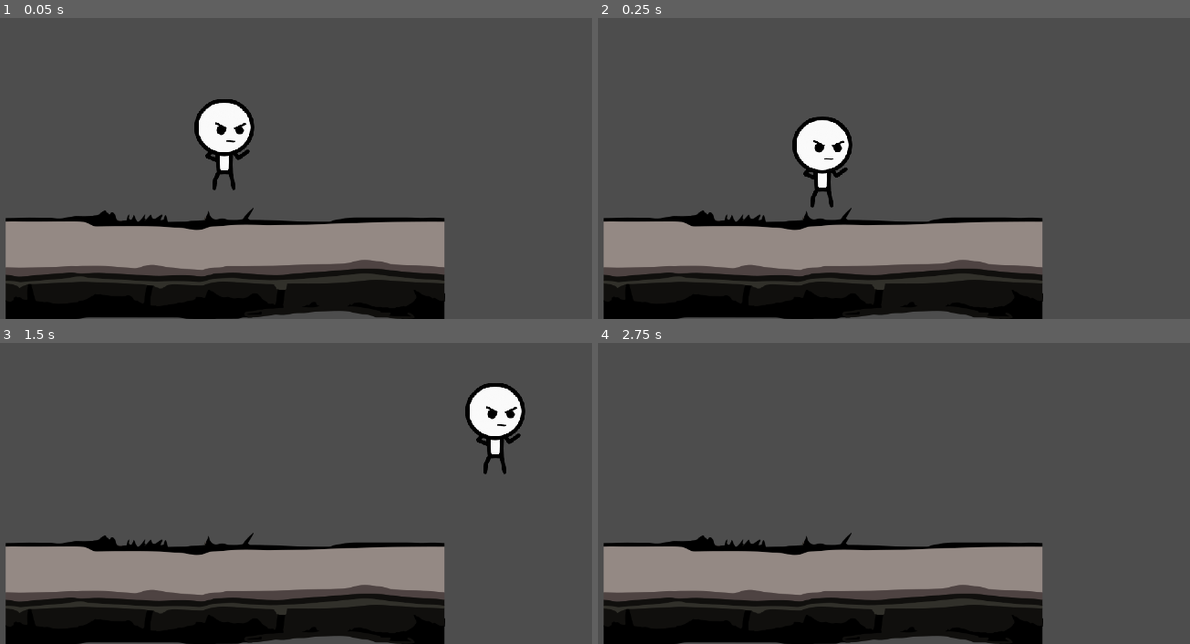
Above: before the commit, frames 1-4 (two rows, left to right).
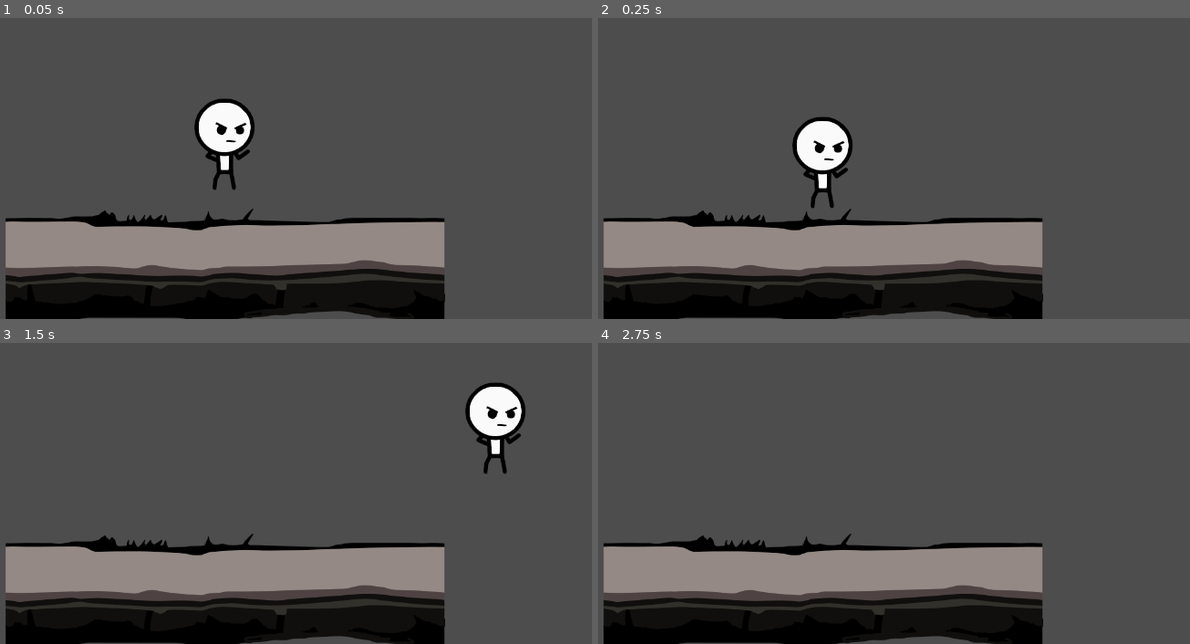
Above: after the commit, the same moments.

Repository: Random7-JF/ChasingShadow
Game: Godot game, scene res://Scenes/World/world.tscn
Same seed, same stepped clock (60 frames per second), same inputs: the game is played once before the commit and once after it.
Inputs:
- Up to frame 1 (0.05 s): no input
- Up to frame 2 (0.25 s): no input
- Up to frame 3 (1.5 s): tap Enter (ui_accept) at 0.5, 0.77 s; hold Right (ui_right) from 0.53 s (still down)
- Up to frame 4 (2.75 s): tap Enter (ui_accept) at 1.52 s; release Right (ui_right) at 2.03 s; hold Left (ui_left) from 2.03 s (still down)

The runs differ from the first frame. In frame 1, 0.6% of the frame differs, in the area x 0-76%, y 26-100%; in frame 2, 0.7%, in the area x 0-76%, y 32-100%; in frame 3, 0.6%; in frame 4, 0.4%.

Commit message:
state machine documention

Diff:
--- a/Chasing Shadow/Scenes/Characters/Player/player.tscn
+++ b/Chasing Shadow/Scenes/Characters/Player/player.tscn
@@ -1,7 +1,8 @@
-[gd_scene load_steps=4 format=3 uid="uid://cywoo6cilrv81"]
+[gd_scene load_steps=5 format=3 uid="uid://cywoo6cilrv81"]
 
 [ext_resource type="Texture2D" uid="uid://hjhbvegqc1he" path="res://Assets/Stick Figure Character Sprites 2D/Fighter sprites/fighter_Idle_0001.png" id="1_8qh15"]
 [ext_resource type="Script" path="res://Scenes/Characters/Player/player.gd" id="1_an5xb"]
+[ext_resource type="PackedScene" uid="uid://bdur6q2vs7ra8" path="res://Scenes/Systems/StateMachine/state_machine.tscn" id="2_qgh54"]
 
 [sub_resource type="CapsuleShape2D" id="CapsuleShape2D_3ggoe"]
 radius = 43.0
@@ -10,7 +11,10 @@
 [node name="Player" type="CharacterBody2D"]
 script = ExtResource("1_an5xb")
 
+[node name="StateMachine" parent="." instance=ExtResource("2_qgh54")]
+
 [node name="Sprite" type="Sprite2D" parent="."]
+texture_filter = 2
 texture = ExtResource("1_8qh15")
 
 [node name="CollisionShape2D" type="CollisionShape2D" parent="."]
--- a/Chasing Shadow/project.godot
+++ b/Chasing Shadow/project.godot
@@ -33,3 +33,4 @@
 [rendering]
 
 textures/canvas_textures/default_texture_filter=0
+2d/snap/snap_2d_transforms_to_pixel=true
Not shown, added: Chasing Shadow/export_presets.cfg
Not shown, changed: obsidian/PirateJam/.obsidian/workspace.json
Not shown, added: obsidian/PirateJam/Chasing Shadow/Player/State Machine.canvas
Not shown, added: serve.py
